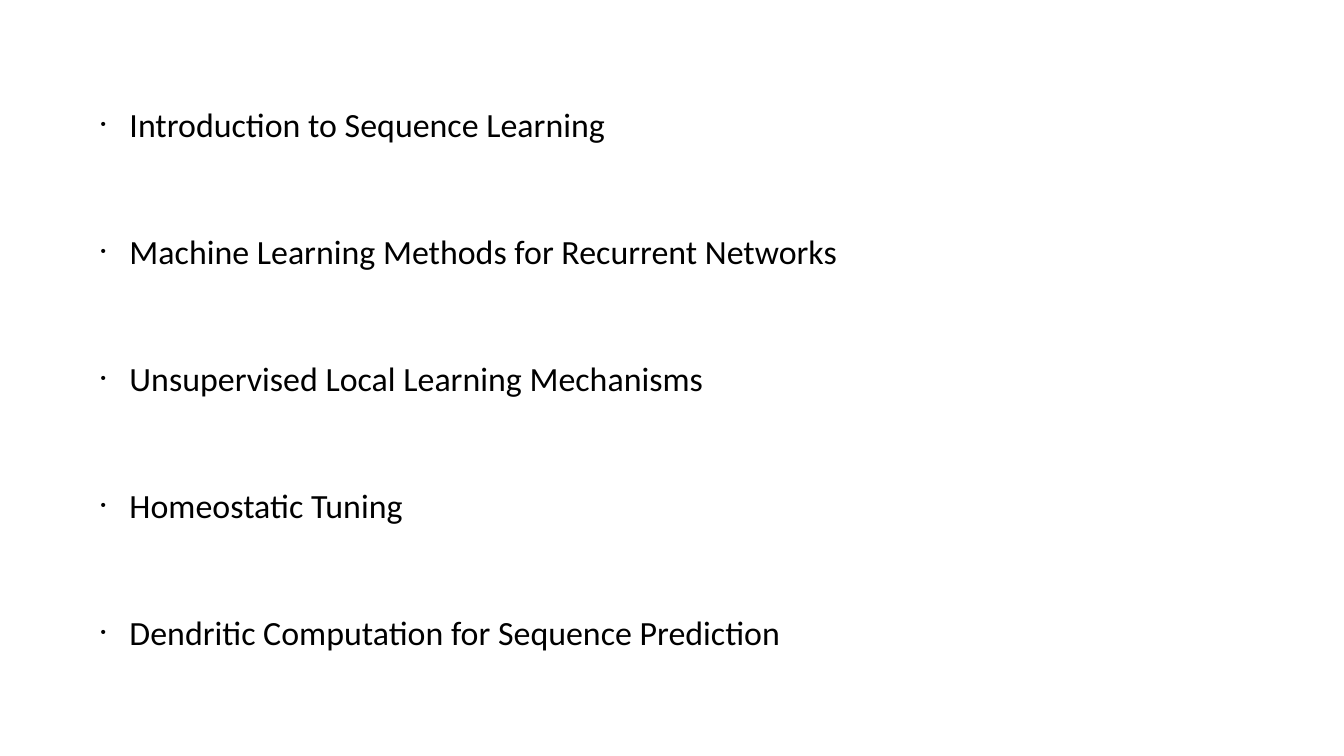
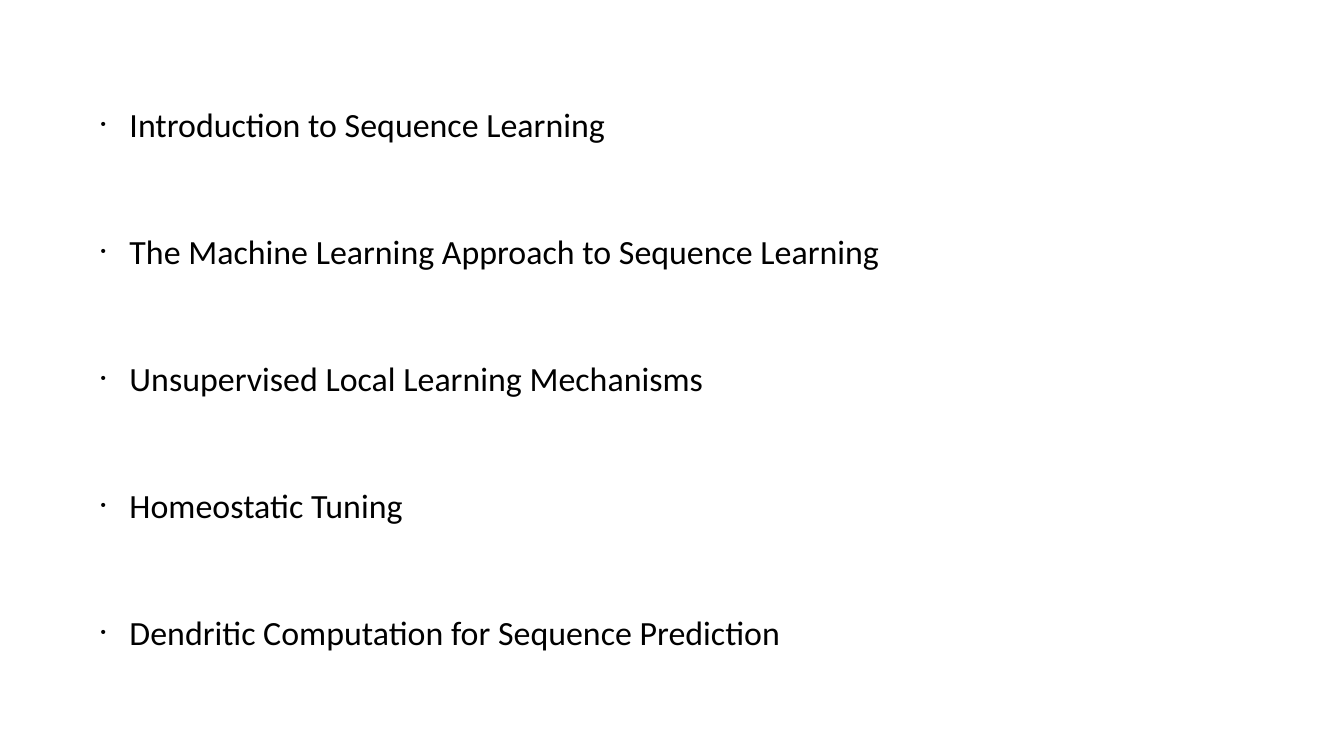
Before and after one commit to FabianSchubert/Elman_Net, a slide deck: slide 2 of notes/presentation/presentation.odp. Drawn at 1344x756 pixels with LibreOffice and Linux fonts; fonts in the diff are those of the drawing. Boxes give left, top, right and bottom in pixels: in the first picture for what was removed or moved away, otherwise in the second. Text is boxed around its words. In the diff, an @@ line names an element or a change of style, - is before the commit and + after.

```diff
--- a/notes/presentation/presentation.odp
+++ b/notes/presentation/presentation.odp
@@ subtitle at box(129, 240, 878, 270): text changed @@
-• Machine Learning Methods for Recurrent Networks
+• The Machine Learning Approach to Sequence Learning
```
Also in this commit, not shown: 3 slides added, 16 other files.
